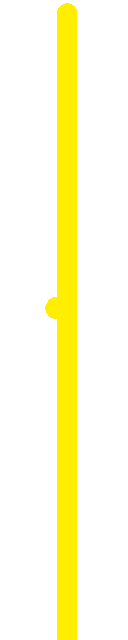
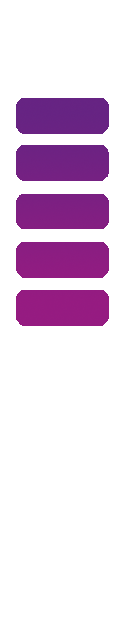
Revision of a layered w=128, h=640 image; what changed, layer by layer:
hid "bein" over [45, 3, 77, 640]
showed "Kette" over [16, 98, 109, 326]
